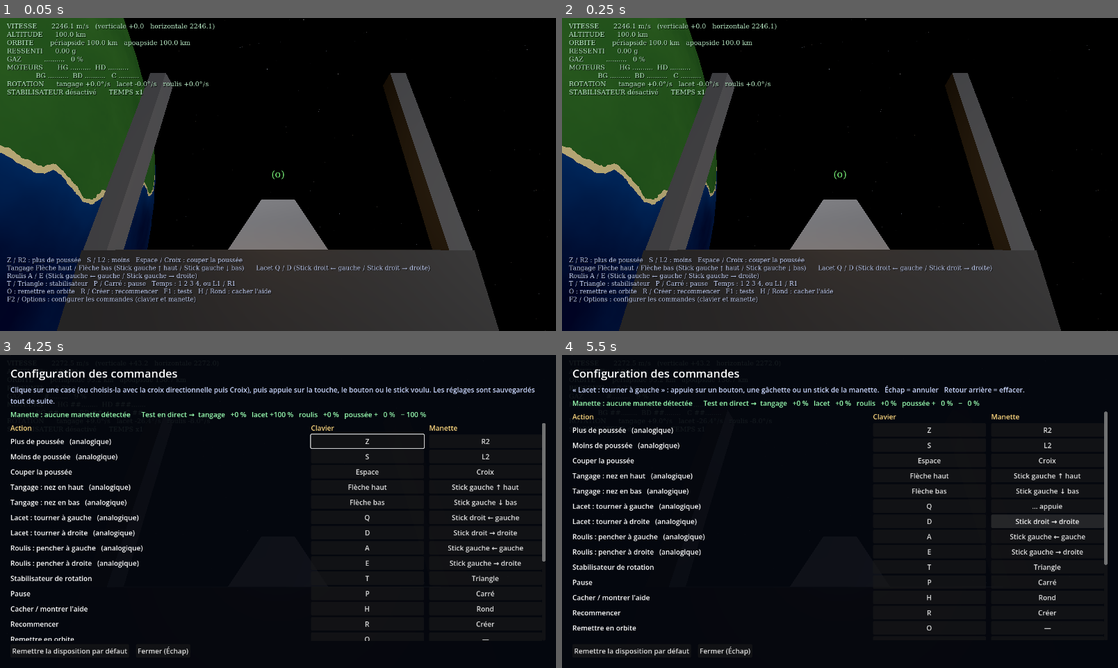
Above: before the commit, frames 1-4 (two rows, left to right).
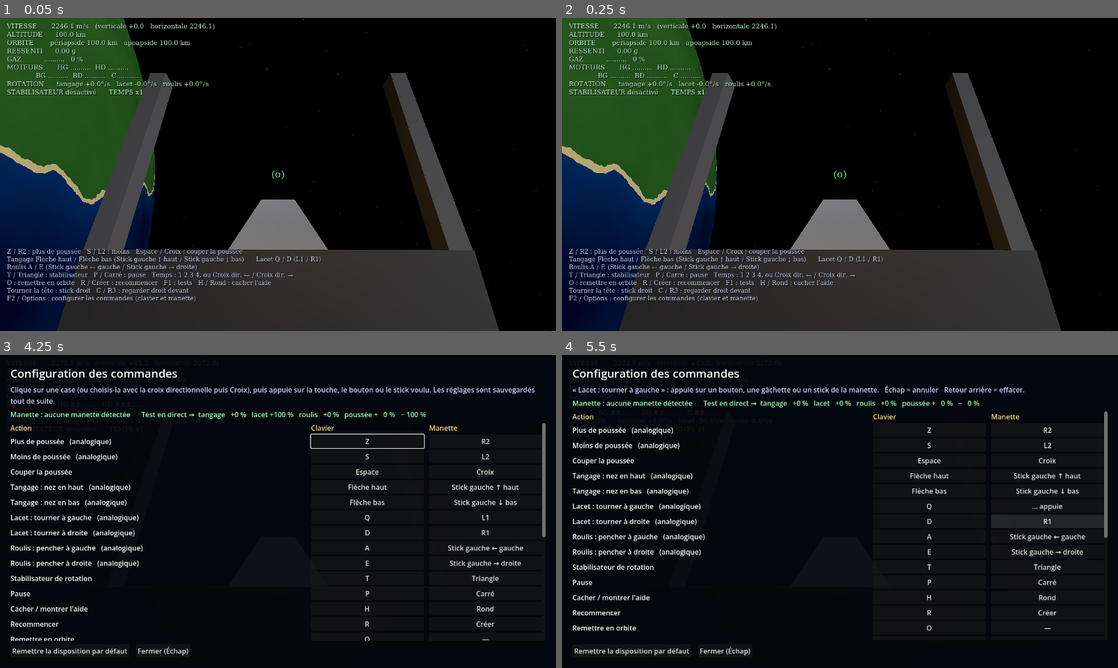
Above: after the commit, the same moments.

Repository: specialeclaudeia-beep/jeu-spatial
Game: Godot game, scene res://scenes/jeu.tscn
Same seed, same stepped clock (60 frames per second), same inputs: the game is played once before the commit and once after it.
Inputs (mouse positions are in pixels of both pictures, inside the frame that each line leads up to):
- Up to frame 1 (0.05 s): no input
- Up to frame 2 (0.25 s): no input
- Up to frame 3 (4.25 s): tap Enter at 0.5 s; move the mouse to (400, 495) at 0.52 s; hold D (lacet_droite) 0.53-1.28 s; hold S (gaz_moins) 0.53-1.28 s; tap H (aide) at 0.6, 3.05, 3.6 s; click (400, 495) at 0.67 s; move the mouse to (166, 527) at 1.27 s; hold Down (tangage_bas) 1.28-2.03 s; tap S (gaz_moins) at 1.35 s; tap Z (gaz_plus) at 1.55 s; move the mouse to (333, 442) at 2.02 s; hold D (lacet_droite) 2.03-2.78 s; hold Z (gaz_plus) 2.03-2.78 s; tap C (regard_centre, bound only after the commit) at 2.3, 2.85 s; move the mouse to (250, 574) at 2.77 s; hold Up (tangage_haut) 2.78-3.53 s; click (250, 574) at 2.92 s; move the mouse to (444, 558) at 3.52 s; hold Q (lacet_gauche) from 3.53 s (still down); hold S (gaz_moins) from 3.53 s (still down); tap F2 (ecran_touches) at 4.15 s
- Up to frame 4 (5.5 s): release Q (lacet_gauche) at 4.25 s; release S (gaz_moins) at 4.25 s; click (1045, 517) at 4.25 s, where only the run after the commit has a clickable "L1"; click (1045, 520) at 5 s, where only the run after the commit has a clickable "R1"

The runs differ from the first frame. In frame 1, 3.3% of the frame differs, in the area x 1-78%, y 73-92%; in frame 2, 3.3%; in frame 3, 0.3%; in frame 4, 0.2%.

Commit message:
Manette : stick gauche = tangage + roulis, L1/R1 = lacet, stick droit = tourner la tête
- tête du pilote : ne bouge que la caméra, revient doucement devant quand on lâche, R3 / C recentre
- temps moins / plus vite déplacé sur la croix directionnelle
- numéro de version dans la sauvegarde : l'ancienne disposition est ignorée
- test 19 : nouvelle disposition manette

Co-Authored-By: Claude Opus 5.5 <noreply@anthropic.com>
Claude-Session: https://claude.ai/code/session_01XDnwbj5iroZe6UR1jFW8pY

Diff:
--- a/scripts/commandes.gd
+++ b/scripts/commandes.gd
@@ -16,6 +16,9 @@
 ##   ""         rien
 
 const FICHIER := "user://commandes.cfg"
+## Numéro de la disposition par défaut. Quand il change (nouvelle disposition proposée),
+## une sauvegarde plus ancienne est ignorée, pour ne pas mélanger l'ancienne et la nouvelle.
+const VERSION_DISPOSITION := 2
 const ZONE_MORTE := 0.1        # au repos, un stick n'est jamais pile au centre : en dessous de 10 %, on ignore
 const SEUIL_CAPTURE := 0.6     # pour choisir un stick dans l'écran, il faut le pousser franchement
 
@@ -27,8 +30,8 @@
 	["couper_gaz", "Couper la poussée", "l:32", "b:0"],               # Espace, Croix
 	["tangage_haut", "Tangage : nez en haut", "p:4194320", "a:1:-1"], # flèche haut, stick gauche haut
 	["tangage_bas", "Tangage : nez en bas", "p:4194322", "a:1:1"],    # flèche bas, stick gauche bas
-	["lacet_gauche", "Lacet : tourner à gauche", "l:81", "a:2:-1"],   # Q, stick droit gauche
-	["lacet_droite", "Lacet : tourner à droite", "l:68", "a:2:1"],    # D, stick droit droite
+	["lacet_gauche", "Lacet : tourner à gauche", "l:81", "b:9"],      # Q, L1
+	["lacet_droite", "Lacet : tourner à droite", "l:68", "b:10"],     # D, R1
 	["roulis_gauche", "Roulis : pencher à gauche", "l:65", "a:0:-1"], # A, stick gauche gauche
 	["roulis_droite", "Roulis : pencher à droite", "l:69", "a:0:1"],  # E, stick gauche droite
 	["stabilisateur", "Stabilisateur de rotation", "l:84", "b:3"],   # T, Triangle
@@ -40,21 +43,27 @@
 	["temps_x10", "Temps x10", "p:50", ""],                           # 2
 	["temps_x100", "Temps x100", "p:51", ""],                         # 3
 	["temps_x1000", "Temps x1000", "p:52", ""],                       # 4
-	["temps_moins", "Temps moins rapide", "", "b:9"],                 # L1
-	["temps_plus", "Temps plus rapide", "", "b:10"],                  # R1
+	["temps_moins", "Temps moins rapide", "", "b:13"],                # croix directionnelle gauche
+	["temps_plus", "Temps plus rapide", "", "b:14"],                  # croix directionnelle droite
+	["regard_gauche", "Tourner la tête à gauche", "", "a:2:-1"],      # stick droit gauche
+	["regard_droite", "Tourner la tête à droite", "", "a:2:1"],       # stick droit droite
+	["regard_haut", "Lever la tête", "", "a:3:-1"],                   # stick droit haut
+	["regard_bas", "Baisser la tête", "", "a:3:1"],                   # stick droit bas
+	["regard_centre", "Regarder droit devant", "l:67", "b:8"],        # C, R3
 	["tests", "Tests de physique", "p:4194332", ""],                  # F1
 	["ecran_touches", "Configurer les commandes", "p:4194333", "b:6"], # F2, Options
 ]
 
 ## Actions qui varient en douceur (sticks, gâchettes) : les autres sont de simples appuis.
 const ANALOGIQUES := ["gaz_plus", "gaz_moins", "tangage_haut", "tangage_bas",
-	"lacet_gauche", "lacet_droite", "roulis_gauche", "roulis_droite"]
+	"lacet_gauche", "lacet_droite", "roulis_gauche", "roulis_droite",
+	"regard_gauche", "regard_droite", "regard_haut", "regard_bas"]
 
 const NOMS_BOUTONS := {
 	0: "Croix", 1: "Rond", 2: "Carré", 3: "Triangle", 4: "Créer", 5: "PS", 6: "Options",
-	7: "L3 (stick gauche enfoncé)", 8: "R3 (stick droit enfoncé)", 9: "L1", 10: "R1",
-	11: "Croix directionnelle haut", 12: "Croix directionnelle bas",
-	13: "Croix directionnelle gauche", 14: "Croix directionnelle droite",
+	7: "L3", 8: "R3", 9: "L1", 10: "R1",
+	11: "Croix dir. ↑", 12: "Croix dir. ↓",
+	13: "Croix dir. ←", 14: "Croix dir. →",
 	15: "Micro", 20: "Pavé tactile",
 }
 
@@ -219,6 +228,7 @@
 
 func sauvegarder(chemin := FICHIER) -> bool:
 	var f := ConfigFile.new()
+	f.set_value("general", "version", VERSION_DISPOSITION)
 	for nom in liaisons:
 		f.set_value(nom, "clavier", liaisons[nom]["clavier"])
 		f.set_value(nom, "manette", liaisons[nom]["manette"])
@@ -232,6 +242,8 @@
 	var f := ConfigFile.new()
 	if f.load(chemin) != OK:
 		return false
+	if f.get_value("general", "version", 1) != VERSION_DISPOSITION:
+		return false   # sauvegarde d'une ancienne disposition : on repart de la nouvelle
 	for nom in liaisons:
 		for genre in ["clavier", "manette"]:
 			var code = f.get_value(nom, genre, liaisons[nom][genre])
--- a/scripts/jeu.gd
+++ b/scripts/jeu.gd
@@ -23,6 +23,12 @@
 const DIRECTION_SOLEIL := Vector3(0.8, 0.3, 0.5)
 const OEIL_PILOTE := Vector3(0.0, 0.55, -2.4)
 const ACCELERATIONS_TEMPS := [1, 10, 100, 1000]
+# tête du pilote (stick droit) : ne touche qu'à la caméra, jamais au vaisseau
+const TETE_VITESSE := 2.5                     # rad/s quand le stick est poussé à fond (environ 140°/s)
+const TETE_LACET_MAX := deg_to_rad(130.0)     # jusqu'où on peut tourner la tête à gauche / à droite
+const TETE_HAUT_MAX := deg_to_rad(80.0)
+const TETE_BAS_MAX := deg_to_rad(50.0)
+const TETE_RETOUR := 2.0                      # vitesse du retour doux vers l'avant, stick lâché
 
 # =====================================================================
 # ÉTAT
@@ -37,6 +43,7 @@
 var commandes                        # touches du clavier et de la manette (modifiables, sauvegardées)
 var ecran_touches: Control = null    # écran de configuration, quand il est ouvert
 var image_fermeture := -1
+var tete := Vector2.ZERO             # x = tête levée / baissée, y = tête tournée à gauche / à droite (radians)
 
 # calotte détaillée
 var calotte_dir := Vector3.ZERO
@@ -182,7 +189,7 @@
 	aide.anchor_top = 1.0
 	aide.anchor_bottom = 1.0
 	aide.offset_left = 16
-	aide.offset_top = -170
+	aide.offset_top = -190
 	couche.add_child(aide)
 	_ecrire_aide()
 	message = _label(28, Color(1.0, 0.45, 0.4))
@@ -208,7 +215,24 @@
 		+ "Roulis %s\n" % _paire("roulis_gauche", "roulis_droite")
 		+ "%s : stabilisateur   %s : pause   Temps : %s %s %s %s, ou %s / %s\n" % [c.resume("stabilisateur"), c.resume("pause"), c.resume("temps_x1"), c.resume("temps_x10"), c.resume("temps_x100"), c.resume("temps_x1000"), c.resume("temps_moins"), c.resume("temps_plus")]
 		+ "%s : remettre en orbite   %s : recommencer   %s : tests   %s : cacher l'aide\n" % [c.resume("remettre_orbite"), c.resume("recommencer"), c.resume("tests"), c.resume("aide")]
+		+ "Tourner la tête : %s   %s : regarder droit devant\n" % [_aide_tete(), c.resume("regard_centre")]
 		+ "%s : configurer les commandes (clavier et manette)" % c.resume("ecran_touches"))
+
+## « stick droit » si les 4 directions de la tête sont sur le stick droit, sinon la liste.
+func _aide_tete() -> String:
+	var noms := ["regard_gauche", "regard_droite", "regard_haut", "regard_bas"]
+	var tout_stick_droit := true
+	for n in noms:
+		var m: String = commandes.liaisons[n]["manette"]
+		if not (m.begins_with("a:%d:" % JOY_AXIS_RIGHT_X) or m.begins_with("a:%d:" % JOY_AXIS_RIGHT_Y)):
+			tout_stick_droit = false
+	if tout_stick_droit and noms.all(func(n): return commandes.liaisons[n]["clavier"] == ""):
+		return "stick droit"
+	var morceaux := PackedStringArray()
+	for n in noms:
+		morceaux.append(commandes.resume(n))
+	return ", ".join(morceaux)
+
 
 ## « Flèche haut / Flèche bas (manette : Stick gauche ↑ haut / Stick gauche ↓ bas) »
 func _paire(a: String, b: String) -> String:
@@ -264,6 +288,22 @@
 	_ecrire_aide()
 
 
+## Tourner la tête dans le cockpit (stick droit). Stick lâché : la tête revient doucement droit devant.
+func _bouger_tete(delta: float) -> void:
+	if ecran_touches != null:
+		return
+	if Input.is_action_just_pressed("regard_centre"):
+		tete = Vector2.ZERO
+	var dx := Input.get_axis("regard_bas", "regard_haut")
+	var dy := Input.get_axis("regard_droite", "regard_gauche")
+	if dx == 0.0 and dy == 0.0:
+		tete = tete.lerp(Vector2.ZERO, minf(1.0, TETE_RETOUR * delta))
+	else:
+		tete.x = clampf(tete.x + dx * TETE_VITESSE * delta, -TETE_BAS_MAX, TETE_HAUT_MAX)
+		tete.y = clampf(tete.y + dy * TETE_VITESSE * delta, -TETE_LACET_MAX, TETE_LACET_MAX)
+	camera.rotation = Vector3(tete.x, tete.y, 0.0)
+
+
 ## Lit le clavier et la manette. Sticks et gâchettes sont analogiques : à moitié = la moitié.
 func _lire_ordres(delta: float) -> void:
 	var t := Input.get_axis("tangage_bas", "tangage_haut")
@@ -300,8 +340,9 @@
 # =====================================================================
 # AFFICHAGE
 # =====================================================================
-func _process(_delta: float) -> void:
+func _process(delta: float) -> void:
 	_lire_boutons()
+	_bouger_tete(delta)
 	pilote.basis = Basis(vaisseau.orientation)
 	_placer_planete()
 	_mettre_a_jour_hud()
--- a/scripts/tests_physique.gd
+++ b/scripts/tests_physique.gd
@@ -345,7 +345,7 @@
 	var chemin := "user://essai_commandes.cfg"
 	c = Commandes.new()
 	var perdu: String = c.assigner("tangage_haut", "clavier", "l:%d" % KEY_Z)   # Z servait à « Plus de poussée »
-	c.assigner("lacet_gauche", "manette", "b:%d" % JOY_BUTTON_LEFT_SHOULDER)   # L1 servait à « Temps moins rapide »
+	c.assigner("lacet_gauche", "manette", "b:%d" % JOY_BUTTON_DPAD_LEFT)   # servait à « Temps moins rapide »
 	var ok_sauve: bool = c.sauvegarder(chemin)
 	var c2 = Commandes.new()
 	var ok_charge: bool = c2.charger(chemin)
@@ -353,10 +353,26 @@
 	var identiques: bool = JSON.stringify(c.liaisons) == JSON.stringify(c2.liaisons)
 	var ok18: bool = ok_sauve and ok_charge and identiques and perdu == "Plus de poussée" \
 		and c2.liaisons["gaz_plus"]["clavier"] == "" and c2.liaisons["temps_moins"]["manette"] == "" \
-		and c2.liaisons["lacet_gauche"]["manette"] == "b:%d" % JOY_BUTTON_LEFT_SHOULDER
+		and c2.liaisons["lacet_gauche"]["manette"] == "b:%d" % JOY_BUTTON_DPAD_LEFT
 	_resultat(ok18, "Commandes : changement et sauvegarde",
-		"Z donné au tangage (retiré de « %s »), L1 donné au lacet. Sauvegarde %s, relecture %s, réglages identiques : %s." % [
+		"Z donné au tangage (retiré de « %s »), croix directionnelle gauche donnée au lacet. Sauvegarde %s, relecture %s, réglages identiques : %s." % [
 			perdu, "réussie" if ok_sauve else "RATÉE", "réussie" if ok_charge else "RATÉE", "oui" if identiques else "NON"])
+
+	# 19. Une sauvegarde de l'ancienne disposition (sans numéro de version) est ignorée,
+	#     pour ne pas garder le lacet sur le stick droit qui sert maintenant à tourner la tête
+	var ancien := ConfigFile.new()
+	ancien.set_value("lacet_gauche", "manette", "a:2:-1")
+	ancien.save(chemin)
+	var c3 = Commandes.new()
+	var charge_ancien: bool = c3.charger(chemin)
+	DirAccess.remove_absolute(ProjectSettings.globalize_path(chemin))
+	var ok19: bool = not charge_ancien and c3.liaisons["lacet_gauche"]["manette"] == "b:%d" % JOY_BUTTON_LEFT_SHOULDER \
+		and c3.liaisons["regard_gauche"]["manette"] == "a:%d:-1" % JOY_AXIS_RIGHT_X \
+		and c3.liaisons["roulis_gauche"]["manette"] == "a:%d:-1" % JOY_AXIS_LEFT_X
+	_resultat(ok19, "Commandes : nouvelle disposition manette",
+		"Stick gauche : tangage + roulis. L1 / R1 : lacet (%s). Stick droit : la tête (%s). Ancienne sauvegarde ignorée : %s." % [
+			Commandes.nom_lisible(c3.liaisons["lacet_gauche"]["manette"]), Commandes.nom_lisible(c3.liaisons["regard_gauche"]["manette"]),
+			"oui" if not charge_ancien else "NON"])
 
 	# on remet les commandes du joueur (celles de sa sauvegarde) pour le retour au jeu
 	c = Commandes.new()
